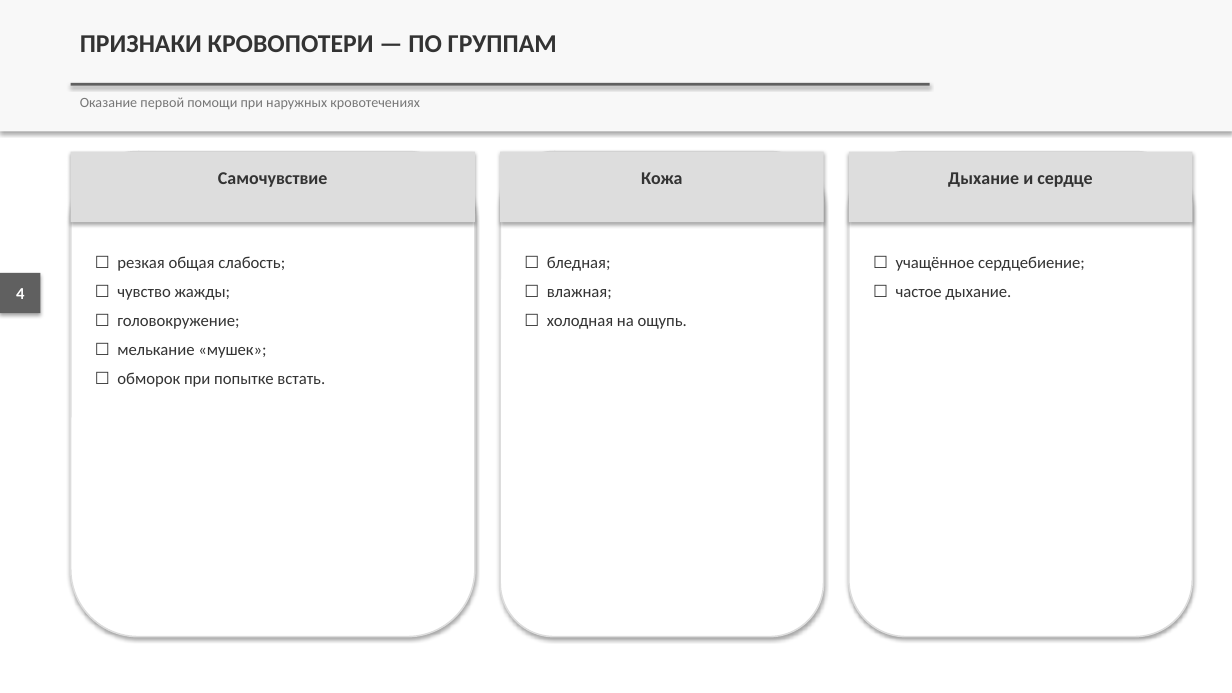
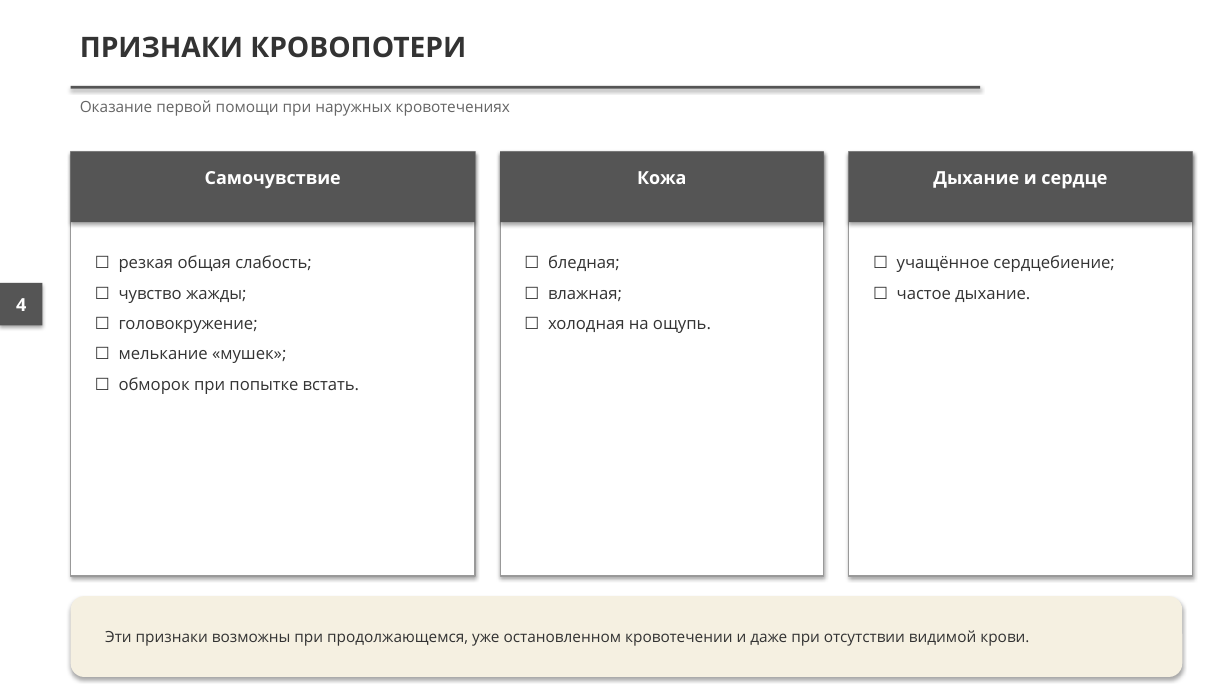
Before and after one commit to lysakalenushka-hash/-, a slide deck: slide 4 of presentations/out/Признаки_наружного_кровотечения_и_кровопотери.pptx. Drawn at 1232x693 pixels with LibreOffice and Linux fonts; fonts in the diff are those of the drawing. Boxes give left, top, right and bottom in pixels: in the first picture for what was removed or moved away, otherwise in the second. Text is boxed around its words. In the diff, an @@ line names an element or a change of style, - is before the commit and + after.

```diff
--- a/presentations/out/Признаки_наружного_кровотечения_и_кровопотери.pptx
+++ b/presentations/out/Признаки_наружного_кровотечения_и_кровопотери.pptx
@@ rectangle removed at box(0, 0, 1232, 131) @@
@@ text at box(80, 36, 466, 58): text changed; size 20 to 22 pt; font Calibri to Open Sans @@
-ПРИЗНАКИ КРОВОПОТЕРИ — ПО ГРУППАМ
+ПРИЗНАКИ КРОВОПОТЕРИ
@@ rectangle at box(71, 86, 981, 89): fill #606060 to #555555 @@
@@ rectangle: place and size @@
-rectangle at box(71, 83, 931, 86)
+rectangle at box(71, 86, 981, 89)
@@ text "Оказание первой помощи при наружных ..." at box(80, 100, 510, 116): size 11 to 12 pt, font Calibri to Open Sans, text colour #777777 to #666666 @@
@@ fill #DDDDDD to #555555 in 3 elements at box(500, 152, 823, 223), box(849, 152, 1193, 223), box(71, 152, 475, 223) @@
@@ rounded rectangle removed at box(71, 152, 475, 637) @@
@@ rectangle added at box(71, 152, 475, 576), fill #FFFFFF, outline #999999 1 pt @@
@@ rounded rectangle removed at box(500, 152, 823, 637) @@
@@ rectangle added at box(500, 152, 823, 576), fill #FFFFFF, outline #999999 1 pt @@
@@ rounded rectangle removed at box(849, 152, 1193, 637) @@
@@ rectangle added at box(849, 152, 1193, 576), fill #FFFFFF, outline #999999 1 pt @@
@@ font Calibri to Open Sans, text colour #333333 to #FFFFFF in 3 elements at box(205, 171, 341, 189), box(637, 171, 686, 184), box(933, 171, 1107, 189) @@
@@ font Calibri to Open Sans; more space between paragraphs in 3 elements at box(119, 255, 359, 394), box(897, 255, 1114, 302), box(548, 255, 711, 333) @@
@@ text "4": place and size @@
-text "4" at box(16, 288, 24, 299)
+text "4" at box(16, 298, 26, 311)
@@ rectangle: place and size @@
-rectangle at box(0, 273, 41, 313)
+rectangle at box(0, 283, 43, 325)
@@ text "4" at box(16, 298, 26, 311): size 13 to 14 pt, font Calibri to Open Sans @@
@@ rectangle at box(0, 283, 43, 325): fill #606060 to #555555 @@
@@ rounded rectangle added at box(71, 596, 1183, 677), fill #F5F0E1 @@
@@ text added at box(105, 630, 1029, 646), 12 pt, text #333333 @@
+Эти признаки возможны при продолжающемся, уже остановленном кровотечении и даже при отсутствии видимой крови.
```
Also in this commit, not shown: 7 other slides changed, 4 slides added, 5 slides removed, 9 other files.
